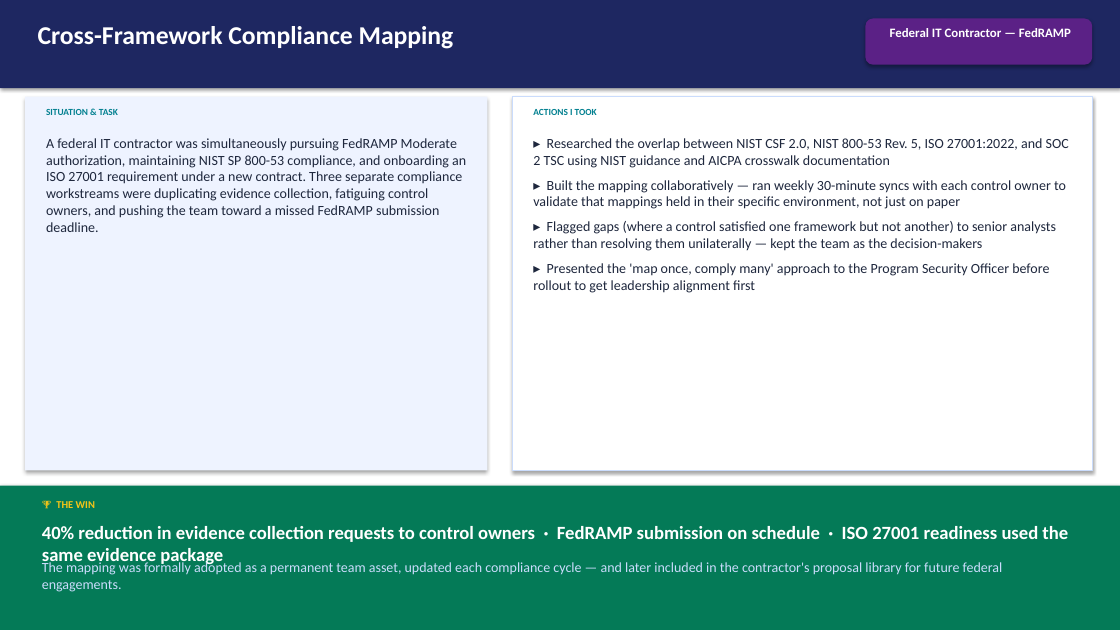
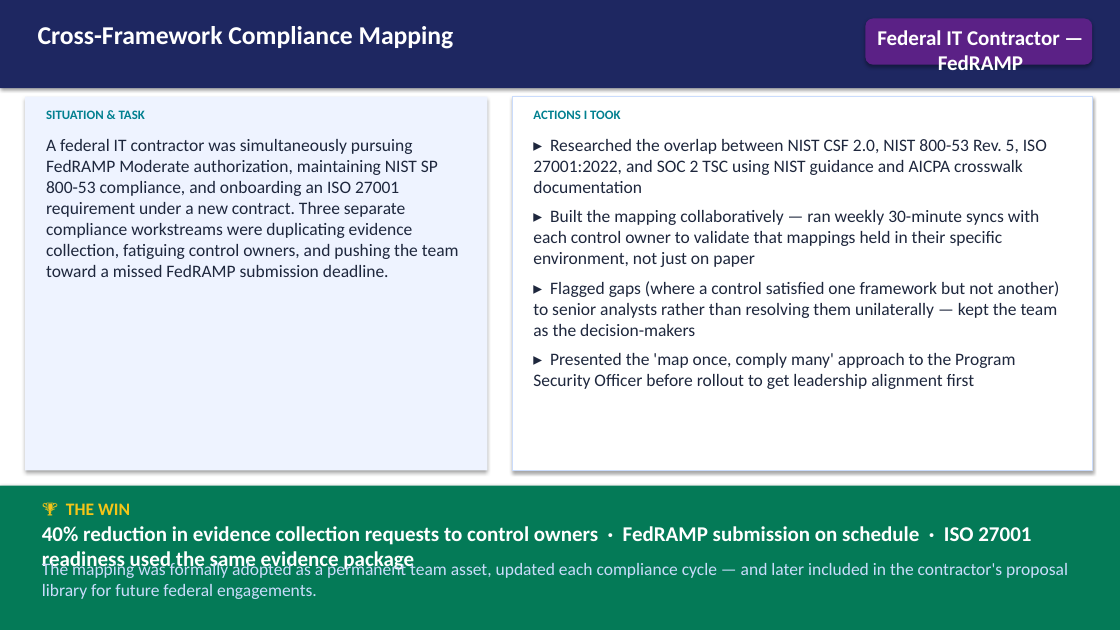
Before and after one commit to AnelHenning2-collab/grc-analyst-portfolio, a slide deck: slide 7 of GRC_Analyst_Portfolio_Anel_Henning.pptx. Drawn at 1120x630 pixels with LibreOffice and Linux fonts; fonts in the diff are those of the drawing. Boxes give left, top, right and bottom in pixels: in the first picture for what was removed or moved away, otherwise in the second. Text is boxed around its words. In the diff, an @@ line names an element or a change of style, - is before the commit and + after.

```diff
--- a/GRC_Analyst_Portfolio_Anel_Henning.pptx
+++ b/GRC_Analyst_Portfolio_Anel_Henning.pptx
@@ text "Federal IT Contractor — FedRAMP" at (x1=877, y1=30, x2=1060, y2=76): size 11 to 18 pt @@
@@ text "SITUATION & TASK" at (x1=46, y1=110, x2=145, y2=119): size 8 to 11 pt @@
@@ text "ACTIONS I TOOK" at (x1=533, y1=108, x2=620, y2=123): size 8 to 11 pt @@
@@ text "🏆 THE WIN" at (x1=66, y1=503, x2=130, y2=515): size 9 to 15 pt @@
@@ text "40% reduction in evidence collection ..." at (x1=42, y1=526, x2=1031, y2=573): size 16 to 18 pt @@
@@ size 12 to 15 pt in 3 elements at (x1=46, y1=139, x2=459, y2=277), (x1=533, y1=139, x2=1060, y2=389), (x1=42, y1=561, x2=1068, y2=599) @@
```
Also in this commit, not shown: 10 other slides changed.
